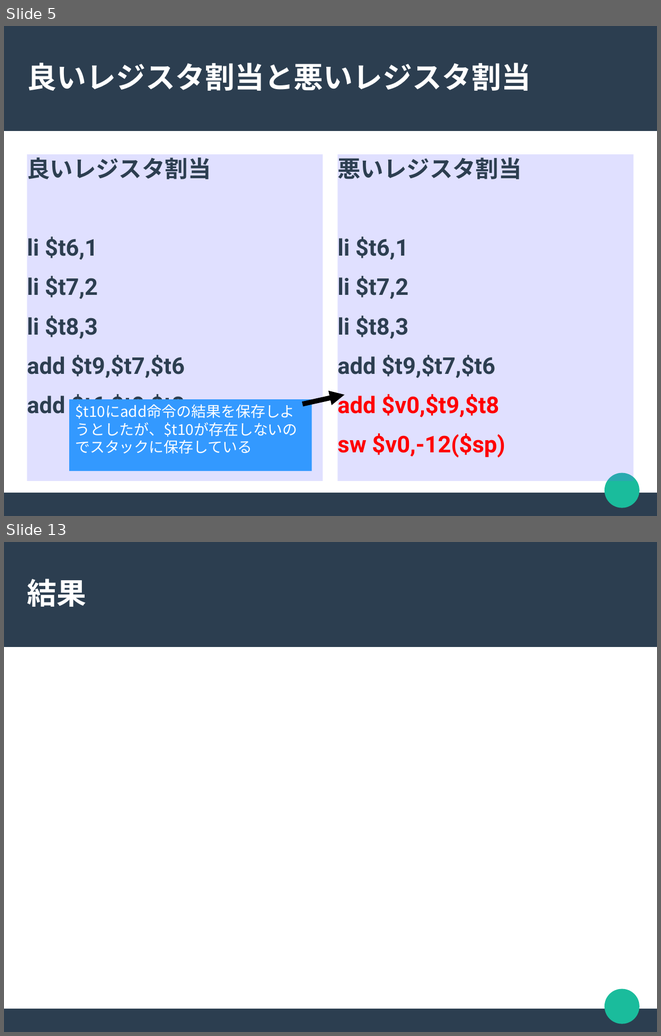
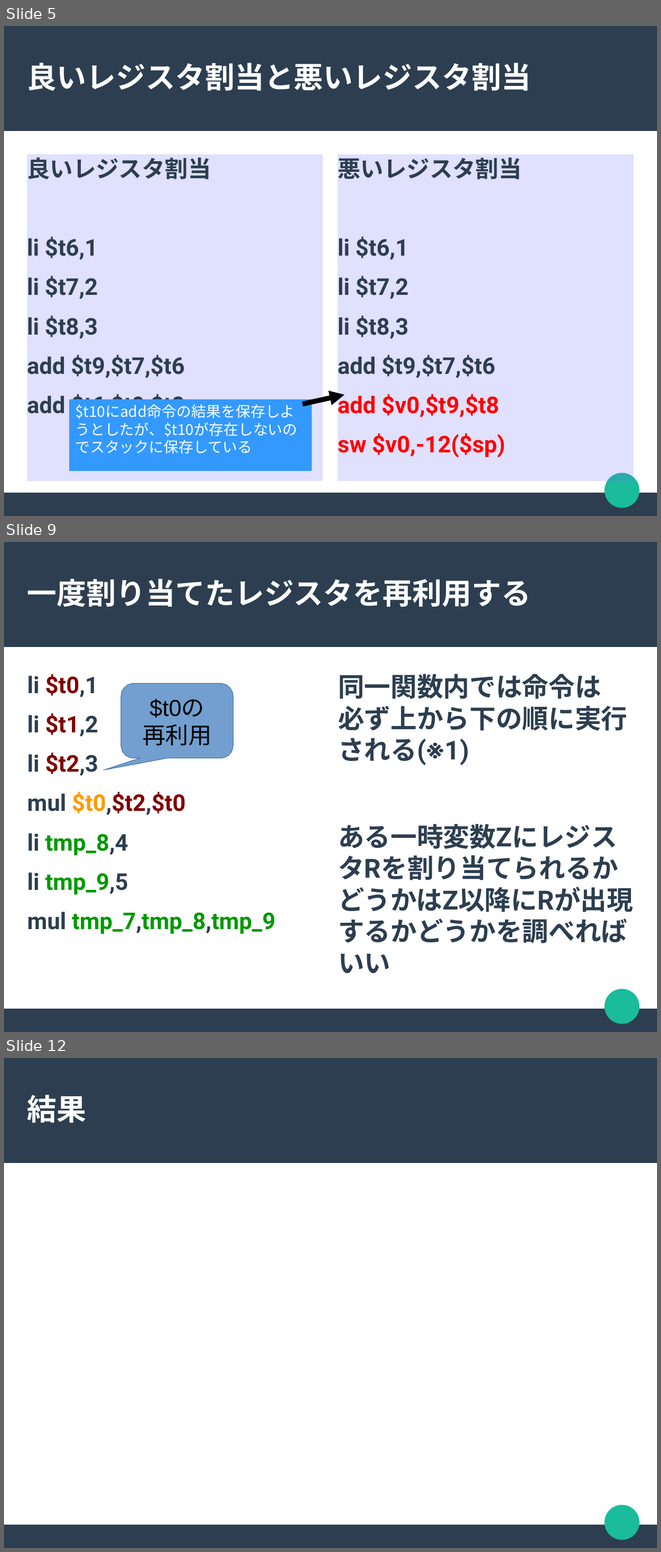
Before and after one commit to akawashiro/hml, a slide deck: hml.odp. Shown one above the other, each under a label of ours: slides 5 and 13 before the commit, slides 5, 9 and 12 after it; the slides between them are not shown. The pictures are 661x1036 and 661x1552 pixels, drawn with LibreOffice and Linux fonts; fonts in the diff are those of the drawing. Boxes give left, top, right and bottom in pixels: in the first picture for what was removed or moved away, otherwise in the second. Text is boxed around its words. In the diff, an @@ line names an element or a change of style, - is before the commit and + after.

```diff
--- a/hml.odp
+++ b/hml.odp
@@ slide 9 added at <box>4,542,657,1032</box>, background #FFFFFF; not listed: 3 template elements that a slide beside it also shows @@
@@ title added at <box>27,579,531,607</box>, 36 pt, text #FFFFFF, bold @@
+一度割り当てたレジスタを再利用する
@@ text added at <box>27,674,275,934</box>, 28 pt, text #2C3E50, bold @@
+li $t0,1
+li $t1,2
+li $t2,3
+mul $t0,$t2,$t0
+li tmp_8,4
+li tmp_9,5
+mul tmp_7,tmp_8,tmp_9
@@ rounded speech box added at <box>121,684,233,758</box>, fill #729FCF, outline #3465A4 0 pt, 28 pt, text #000000 @@
+$t0の
+再利用
@@ text added at <box>338,673,628,849</box>, 32 pt, text #2C3E50, bold @@
+同一関数内では命令は 必ず上から下の順に実行される(※1)
+ある一時変数ZにレジスタRを割り当てられるかどうかはZ以降にRが出現するかどうかを調べればいい
@@ what was slide 13 is now slide 12 @@
```
Also in this commit, not shown: 2 slides changed, 5 other slides added, 4 slides removed.
